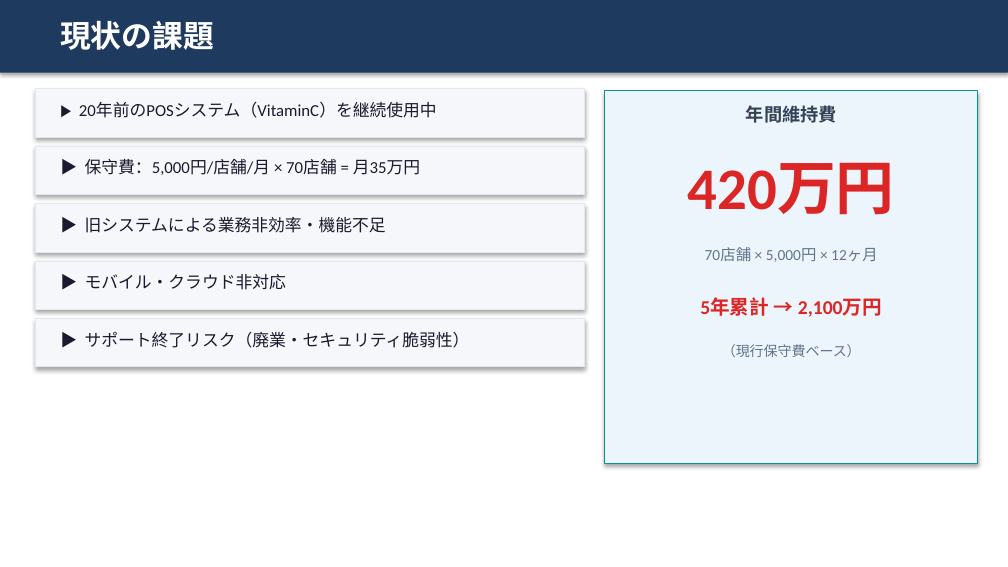
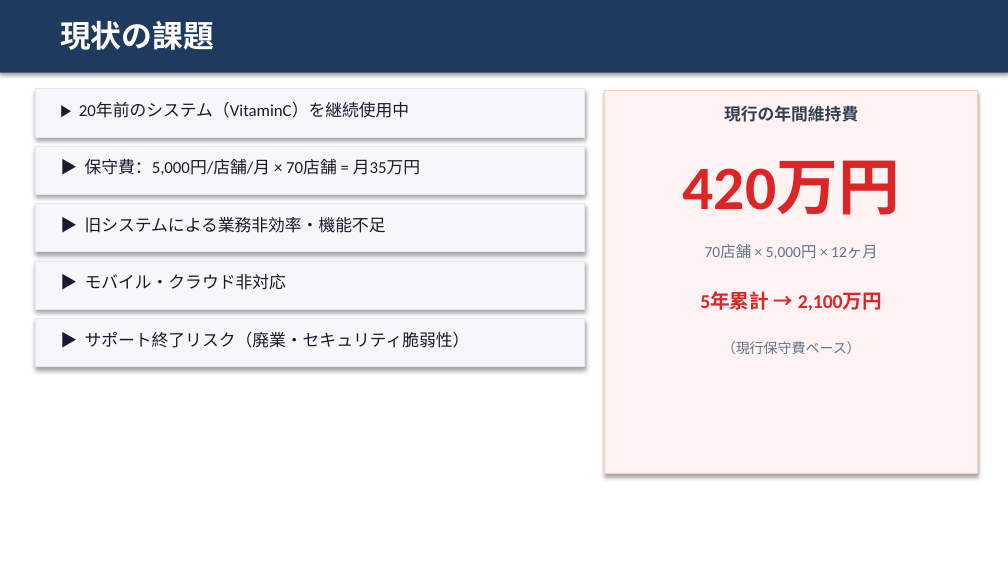
Before and after one commit to kimseungmok/salon-pos-v2, a slide deck: slide 2 of docs/proposal/salon_pos_proposal.pptx. Drawn at 1008x567 pixels with LibreOffice and Linux fonts; fonts in the diff are those of the drawing. Boxes give left, top, right and bottom in pixels: in the first picture for what was removed or moved away, otherwise in the second. Text is boxed around its words. In the diff, an @@ line names an element or a change of style, - is before the commit and + after.

```diff
--- a/docs/proposal/salon_pos_proposal.pptx
+++ b/docs/proposal/salon_pos_proposal.pptx
@@ rectangle at box(35, 89, 585, 137): outline #E2E8F0 0.5 pt to #E2E8F0 0.75 pt @@
@@ text at box(96, 102, 409, 118): text changed @@
-▶ 20年前のPOSシステム（VitaminC）を継続使用中
+▶ 20年前のシステム（VitaminC）を継続使用中
@@ rectangle: place and size @@
-rectangle at box(605, 91, 978, 464)
+rectangle at box(605, 91, 978, 474)
@@ rectangle at box(605, 91, 978, 474): fill #EBF5FB to #FEF2F2; outline #0D9488 0.5 pt to #FECACA 0.75 pt @@
@@ text at box(724, 105, 858, 122): text changed; size 13 to 12 pt @@
-年間維持費
+現行の年間維持費
@@ text "420万円" at box(683, 160, 900, 215): size 42 to 44 pt @@
@@ text "5年累計 → 2,100万円": place and size @@
-text "5年累計 → 2,100万円" at box(700, 298, 882, 317)
+text "5年累計 → 2,100万円" at box(700, 292, 882, 311)
```
Also in this commit, not shown: 7 other slides changed, 1 slide added, 1 other file.
